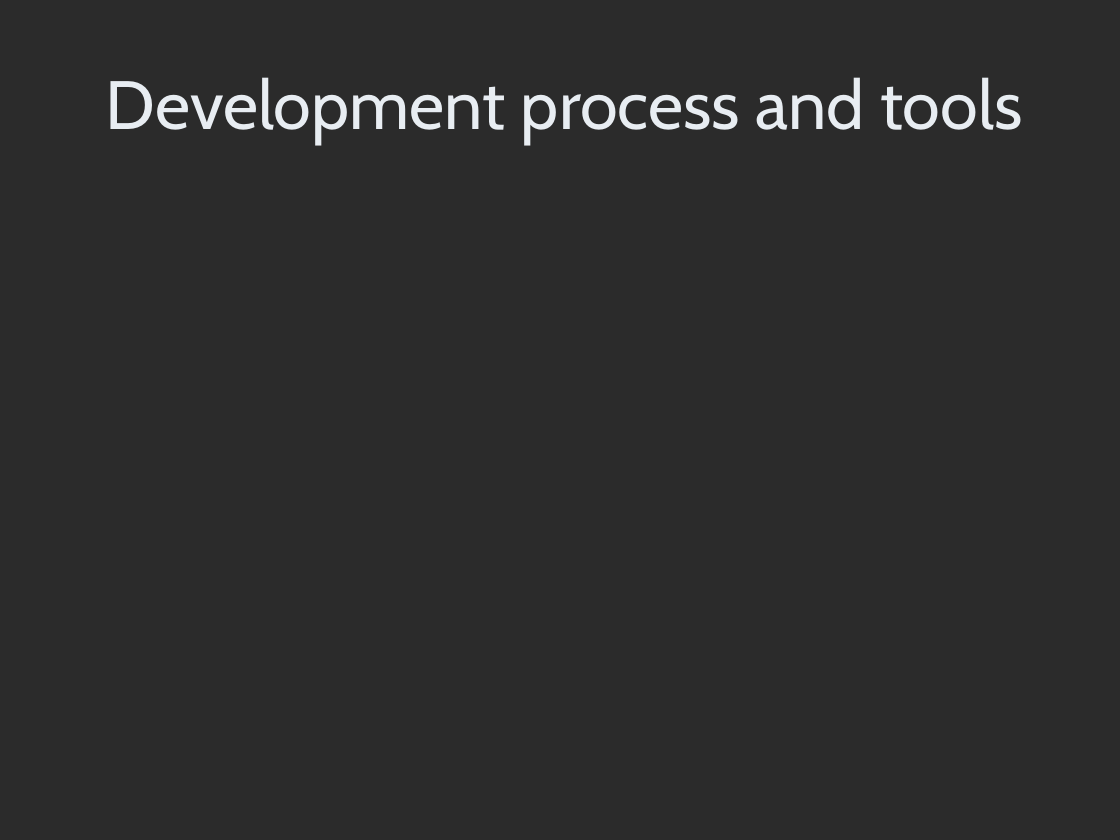
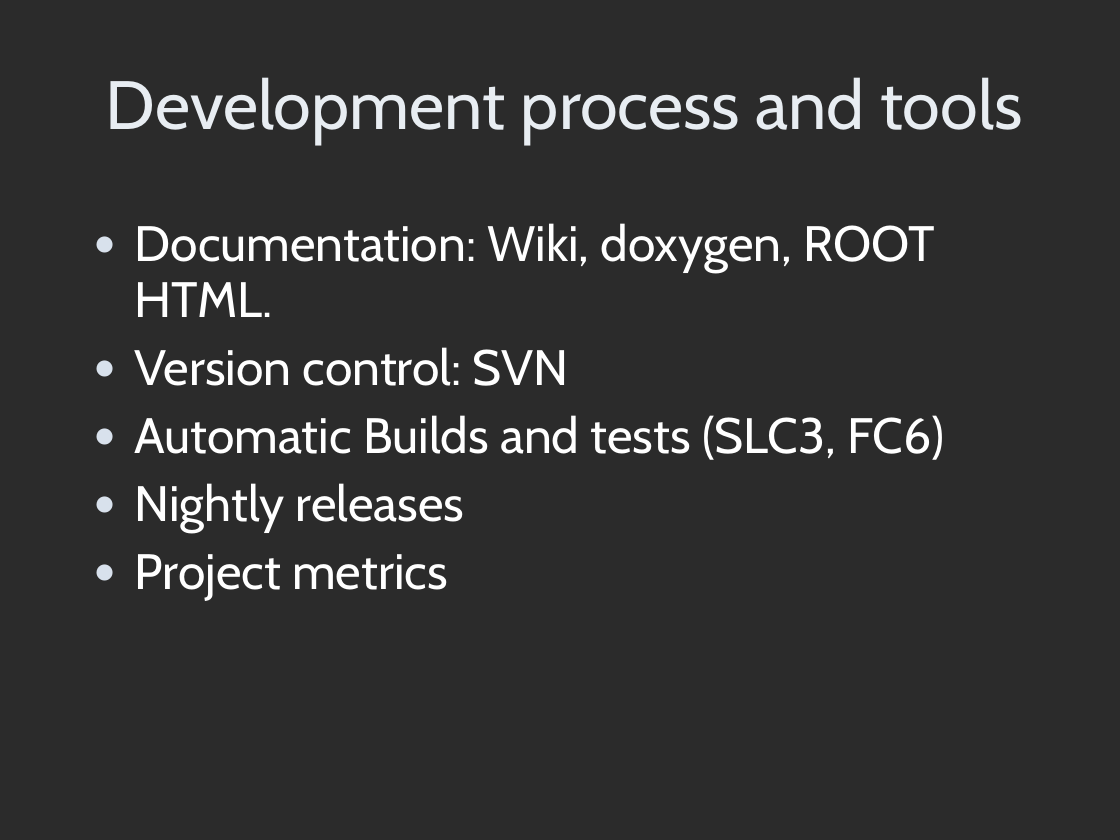
Before and after one commit to AnarManafov/PoDDocumentation, a slide deck: slide 6 of HEPCG-Workshops/2007-Jun/HEPCG-Workshops-2007-Jun(GSI).ppt. Drawn at 1120x840 pixels with LibreOffice and Linux fonts; fonts in the diff are those of the drawing; background and template pictures are left out; a plain dark background stands for a picture behind light text. Boxes give left, top, right and bottom in pixels: in the first picture for what was removed or moved away, otherwise in the second. Text is boxed around its words. In the diff, an @@ line names an element or a change of style, - is before the commit and + after.

```diff
--- a/HEPCG-Workshops/2007-Jun/HEPCG-Workshops-2007-Jun(GSI).ppt
+++ b/HEPCG-Workshops/2007-Jun/HEPCG-Workshops-2007-Jun(GSI).ppt
@@ text added at <box>135,223,944,599</box>, 32 pt, text #FFFFFF @@
+● Documentation: Wiki, doxygen, ROOT HTML.
+● Version control: SVN
+● Automatic Builds and tests (SLC3, FC6)
+● Nightly releases
+● Project metrics
```
Also in this commit, not shown: 2 other slides changed.
